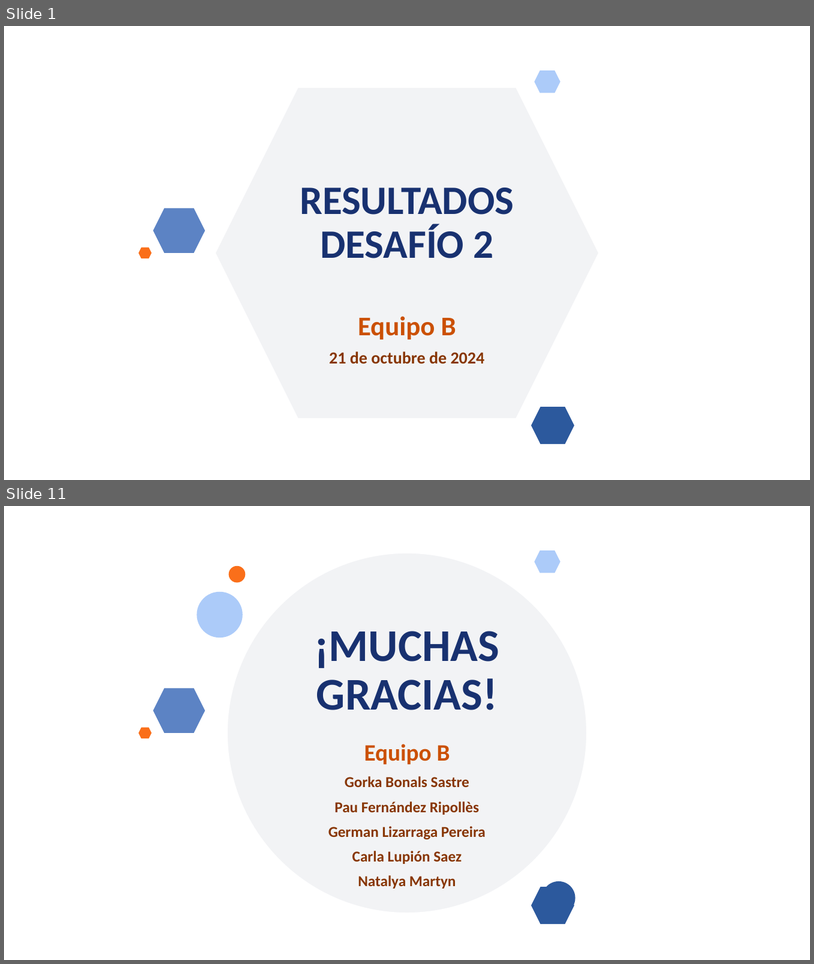
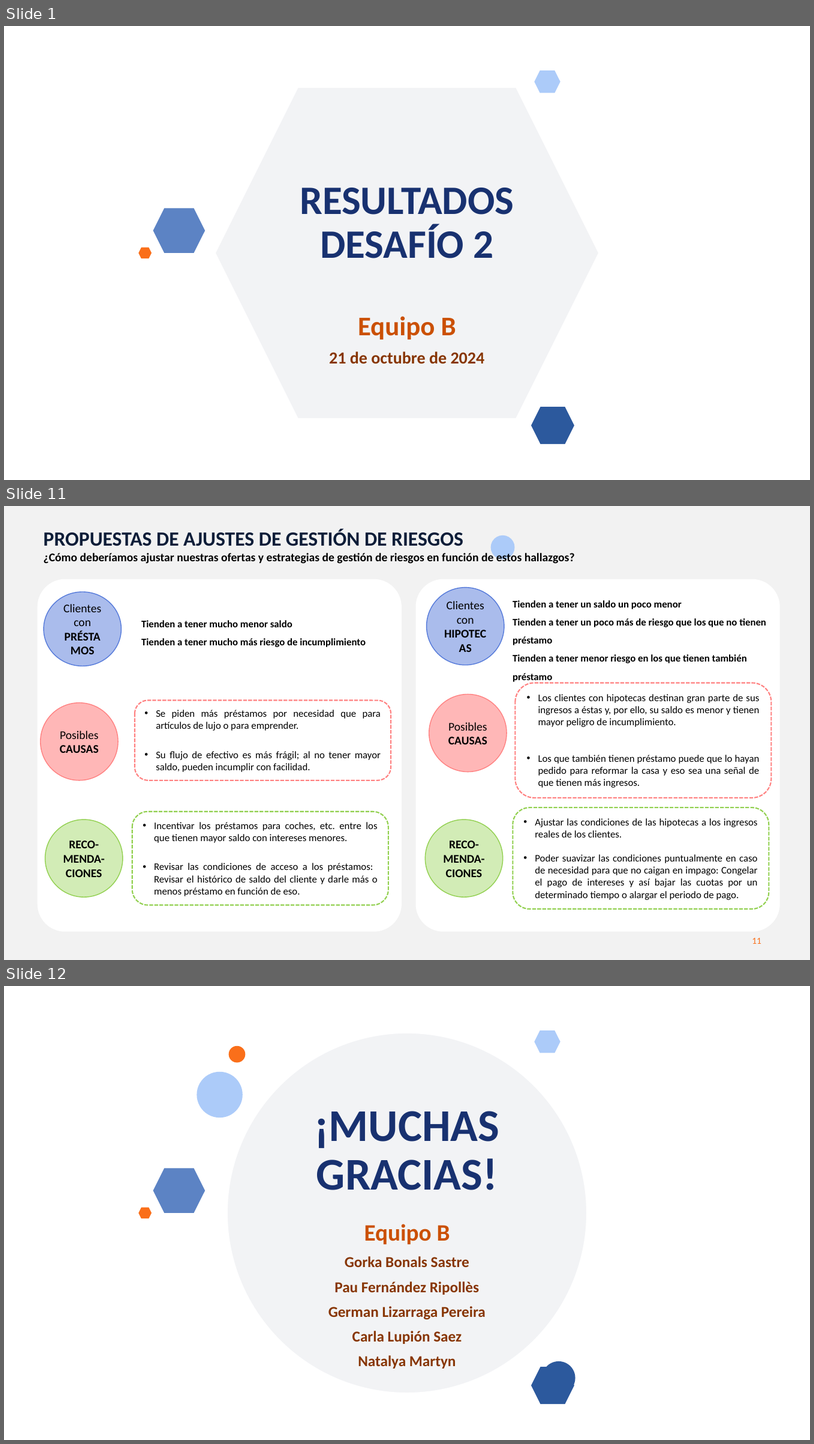
Before and after one commit to MarinaTorba/PersonalDataProrjects, a slide deck: Equip_B/results/S2_Presentacion_Finanzas.pptx. Shown one above the other, each under a label of ours: slides 1 and 11 before the commit, slides 1, 11 and 12 after it; the slides between them are not shown. The pictures are 814x964 and 814x1444 pixels, drawn with LibreOffice and Linux fonts; fonts in the diff are those of the drawing; background and template pictures are left out. Boxes give left, top, right and bottom in pixels: in the first picture for what was removed or moved away, otherwise in the second. Text is boxed around its words. In the diff, an @@ line names an element or a change of style, - is before the commit and + after.

```diff
--- a/Equip_B/results/S2_Presentacion_Finanzas.pptx
+++ b/Equip_B/results/S2_Presentacion_Finanzas.pptx
@@ slide 11 added at <box>4,506,810,960</box>, background #F2F2F2 @@
@@ text added at <box>44,529,575,565</box>, 14 pt, text #000000, bold @@
+PROPUESTAS DE AJUSTES DE GESTIÓN DE RIESGOS
+¿Cómo deberíamos ajustar nuestras ofertas y estrategias de gestión de riesgos en función de estos hallazgos?
@@ ellipse added at <box>491,535,515,559</box>, fill #ACCBF9 @@
@@ rounded rectangle added at <box>37,579,401,931</box>, fill #FFFFFF @@
@@ ellipse added at <box>44,592,122,666</box>, fill #AABCEC, outline #557ADA 1 pt, 14 pt, text #000000 @@
+Clientes con
+PRÉSTAMOS
@@ rounded rectangle added at <box>416,579,780,931</box>, fill #FFFFFF @@
@@ ellipse added at <box>427,588,504,665</box>, fill #AABCEC, outline #557ADA 1 pt, 14 pt, text #000000 @@
+Clientes con
+HIPOTECAS
@@ text added at <box>513,600,767,663</box>, 12 pt, text #000000, bold @@
+Tienden a tener un saldo un poco menor
+Tienden a tener un poco más de riesgo que los que no tienen préstamo
+Tienden a tener menor riesgo en los que tienen también préstamo
@@ text added at <box>141,620,366,647</box>, 12 pt, text #000000, bold @@
+Tienden a tener mucho menor saldo
+Tienden a tener mucho más riesgo de incumplimiento
@@ rounded rectangle added at <box>516,682,772,798</box>, outline #FF8181 1.5 pt dashed, 12 pt, text #000000 @@
+• Los clientes con hipotecas destinan gran parte de sus ingresos a éstas y, por ello, su saldo es menor y tienen mayor peligro de incumplimiento.
+• Los que también tienen préstamo puede que lo hayan pedido para reformar la casa y eso sea una señal de que tienen más ingresos.
@@ ellipse added at <box>40,703,118,780</box>, fill #FFB7B7, outline #FF8181 1 pt, 14 pt, text #000000 @@
+Posibles CAUSAS
@@ rounded rectangle added at <box>135,700,391,780</box>, outline #FF8181 1.5 pt dashed, 12 pt, text #000000 @@
+• Se piden más préstamos por necesidad que para artículos de lujo o para emprender.
+• Su flujo de efectivo es más frágil; al no tener mayor saldo, pueden incumplir con facilidad.
@@ ellipse added at <box>429,694,507,772</box>, fill #FFB7B7, outline #FF8181 1 pt, 14 pt, text #000000 @@
+Posibles CAUSAS
@@ rounded rectangle added at <box>132,811,389,905</box>, outline #92D050 1.5 pt dashed, 12 pt, text #000000 @@
+• Incentivar los préstamos para coches, etc. entre los que tienen mayor saldo con intereses menores.
+• Revisar las condiciones de acceso a los préstamos: Revisar el histórico de saldo del cliente y darle más o menos préstamo en función de eso.
@@ rounded rectangle added at <box>513,807,770,909</box>, outline #92D050 1.5 pt dashed, 12 pt, text #000000 @@
+• Ajustar las condiciones de las hipotecas a los ingresos reales de los clientes.
+• Poder suavizar las condiciones puntualmente en caso de necesidad para que no caigan en impago: Congelar el pago de intereses y así bajar las cuotas por un determinado tiempo o alargar el periodo de pago.
@@ ellipse added at <box>45,819,123,897</box>, fill #D2ECB6, outline #92D050 1 pt, 14 pt, text #000000, bold @@
+RECO-MENDA-CIONES
@@ ellipse added at <box>426,819,503,897</box>, fill #D2ECB6, outline #92D050 1 pt, 14 pt, text #000000, bold @@
+RECO-MENDA-CIONES
@@ rectangle added at <box>4,930,173,960</box>, fill #F2F2F2 @@
@@ page number added at <box>752,937,762,943</box>, 11 pt, text #FA6F1A @@
+11
@@ what was slide 11 is now slide 12 @@
```
Also in this commit, not shown: 9 slides changed.
